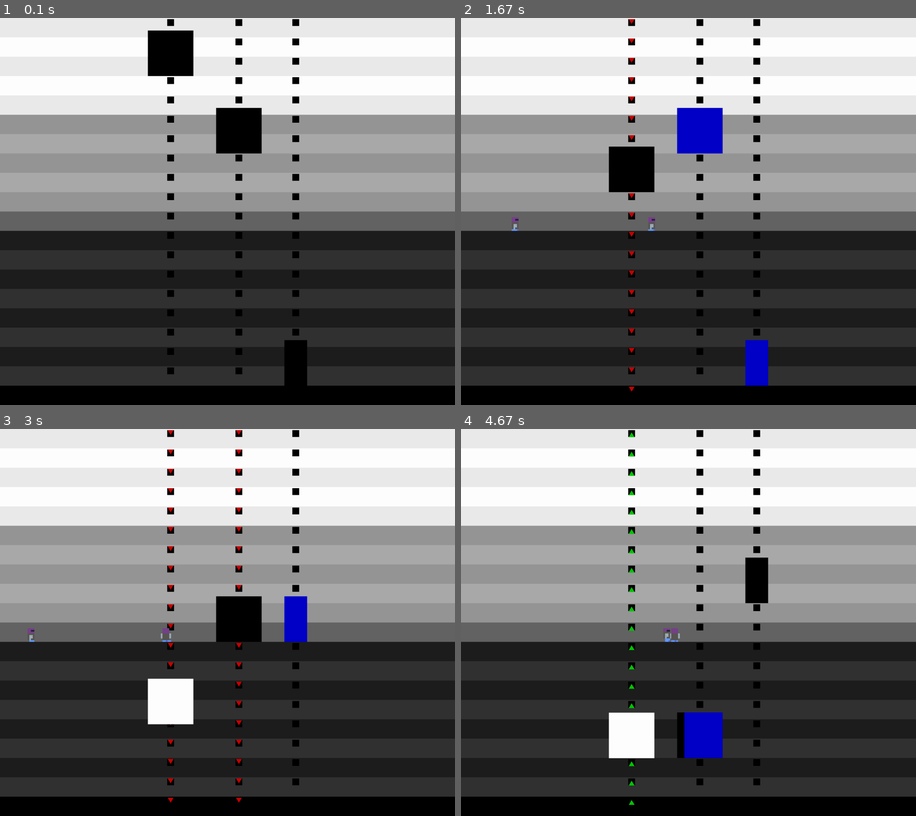
Above: before the commit, frames 1-4 (two rows, left to right).
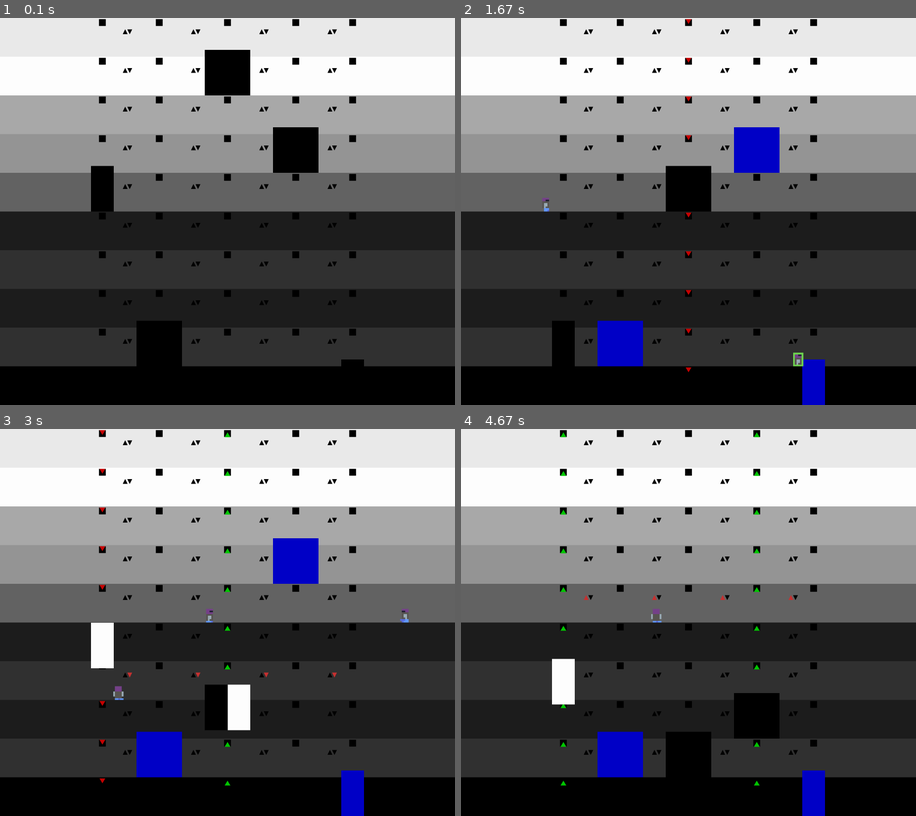
Above: after the commit, the same moments.

Repository: niklasdhein/EiP-Praktium-Aufzugssimulation
Game: pygame game, started from simulation.py
Two runs of this game, one before a commit and one after it. Both use one fixed random seed, a clock stepped at 60 frames per second and the inputs below.
Inputs:
- Up to frame 1 (0.1 s): no input
- Up to frame 2 (1.67 s): no input
- Up to frame 3 (3 s): no input
- Up to frame 4 (4.67 s): no input

The runs differ from the first frame. In frame 1, 32% of the frame differs, in the area x 0-100%, y 0-96%; in frame 2, 32%; in frame 3, 32%; in frame 4, 33%, in the area x 0-100%, y 0-100%.

Commit message:
vip codsworth basis

Diff:
--- a/building.py
+++ b/building.py
@@ -8,7 +8,8 @@
         self.width = width          # width of building
         self.bottom_y = bottom_y    # y-coordinate of the bottom edge
 
-        self.levels = []                    # Reference to the level graphics
+        self.levels = []                    # reference to the level graphics
+        self.regular_levels = []
         self.level_count = level_count
         self.ground_level = None
         self.create_levels()
@@ -18,7 +19,7 @@
 
     def create_levels(self) -> None:
         # spawn bunker only if 3 levels are able to exist (bunker, basement, ground)
-        while random.random() <= 0.3 and self.level_count - len(self.levels) >= 3:
+        while random.random() <= 0.4 and self.level_count - len(self.levels) >= 3:
             bunker_level = Level(building=self, level=len(self.levels), level_type="bunker")
             self.levels.append(bunker_level)
 
@@ -53,6 +54,11 @@
         # append the penthouse levels after the normal upstairs levels
         self.levels += penthouse_levels
 
-        print("--- building ---")
+        # extract all regular levels for better handling for normal people and elevators
+        for level in self.levels:
+            if level.level_type in ["basement", "ground", "upstairs"]:
+                self.regular_levels.append(level)
+
+        print("--- building (all levels) ---")
         for i in range(len(self.levels) - 1, -1, -1):
             print(f"[ {i} ] {self.levels[i].level_type}")
--- /dev/null
+++ b/codsworth.py
@@ -0,0 +1,2 @@
+class Codsworth(passenger):
+    pass
--- a/config.json
+++ b/config.json
@@ -1,10 +1,10 @@
 {
     "elevator_count": 3,
-    "level_count": 20,
+    "level_count": 10,
     "big_elevator_spawn_probability": 0.3,
     "elevator_mode": "algorithm",
     "passenger_spawn_chance": 0.1,
     "passenger_patience": 25,
-    "speed_multiplier": 10,
+    "speed_multiplier": 15,
     "simulation_time": 3600
 }
--- a/elevator.py
+++ b/elevator.py
@@ -8,12 +8,14 @@
     capacity: int,
     speed: float,
     mode: str,
-    current_level: Level) -> None:
+    current_level: Level,
+    allowed_levels: [Level]) -> None:
         self.elevator_controller = elevator_controller  # parent controller
         self.capacity = capacity    # capacity in kg
         self.speed = speed if self.capacity <= 1000 else speed * 0.75
         self.mode = mode
         self.current_level = current_level
+        self.allowed_levels = allowed_levels
 
         self.width = 100 if self.capacity <= 1000 else 200
 
@@ -181,11 +183,13 @@
             passengers_of_level = self.current_level.passengers
             for passenger in passengers_of_level:
                 # only let these passengers in the level enter who
-                # have called the elevator, are not annoyed and are
-                # not already in the elevator
+                # have called the elevator, are not annoyed, are
+                # not already in the elevator and want to travel to a level
+                # the elevator is actually allowed to travel to
                 if passenger.states["elevator_called"] and \
                     not passenger.states["in_elevator"] and \
                     not passenger.states["annoyed"] and \
+                    passenger.target_level in self.allowed_levels and \
                     passenger.enter_elevator(target_x=self.graphics.x+self.graphics.width//2, direction=self.direction):
                         if not passenger.target_level in self.queue and self.mode == "algorithm":
                             self.add_to_queue(passenger.target_level)
--- a/elevator_controller.py
+++ b/elevator_controller.py
@@ -50,6 +50,70 @@
         the controller.
         """
         offset_x = 0
+
+        # if there is at least one penthouse, create a special elevator for them
+        if self.building.levels[-1].level_type == "penthouse":
+            # the vip elevator is allowed to access all levels,
+            # except bunker level(s)
+            all_levels_without_bunker = []
+            for level in self.building.levels:
+                if level.level_type != "bunker":
+                    all_levels_without_bunker.append(level)
+
+            vip_elevator = Elevator(
+                elevator_controller=self,
+                speed=200,
+                capacity=1000,
+                mode=elevator_mode,
+                current_level=self.building.ground_level,
+                allowed_levels=all_levels_without_bunker
+            )
+
+            # create a rect for graphics
+            vip_elevator.graphics = pygame.Rect(
+                offset_x,
+                vip_elevator.current_level.background_gfx.y + vip_elevator.current_level.background_gfx.height - 200,
+                vip_elevator.width,
+                200
+            )
+            offset_x += vip_elevator.width + self.elevator_margin_x
+
+            self.elevators.append(vip_elevator)
+
+        # if there is at least one bunker level, create a special elevator from the lowest
+        # basement floor, that is allowed to access the bunker
+        if self.building.levels[0].level_type == "bunker":
+            # get all bunker levels as well as the last basement level
+            bunker_levels_with_last_basement = []
+            for level in self.building.levels:
+                if level.level_type == "bunker":
+                    bunker_levels_with_last_basement.append(level)
+                else:
+                    bunker_levels_with_last_basement.append(level)
+                    break
+
+            bunker_elevator = Elevator(
+                elevator_controller=self,
+                speed=50,
+                capacity=2000,
+                mode=elevator_mode,
+                current_level=bunker_levels_with_last_basement[-1],
+                allowed_levels=bunker_levels_with_last_basement
+            )
+
+            # create a rect for graphics
+            bunker_elevator.graphics = pygame.Rect(
+                offset_x,
+                bunker_elevator.current_level.background_gfx.y + bunker_elevator.current_level.background_gfx.height - 200,
+                bunker_elevator.width,
+                200
+            )
+            offset_x += bunker_elevator.width + self.elevator_margin_x
+
+            self.elevators.append(bunker_elevator)
+
+        # before creating, get all basement and upstairs levels including the ground level
+        # since every regualar elevator should be allowed to access these
         for i in range(elevator_count):
             # decide wether big or small elevator
             capacity = 2000 if random.random() <= big_elevator_spawn_probability else 1000
@@ -59,7 +123,8 @@
             speed=100,          # if the speed is too slow and framerate too high the steps get too small for pygame to handle. be careful
             capacity=capacity,
             mode=elevator_mode,
-            current_level=self.building.levels[random.randint(0, self.building.level_count-1)]
+            current_level=self.building.levels[random.randint(0, self.building.level_count-1)],
+            allowed_levels=self.building.regular_levels
             )
 
             # instantiate the pygame part
@@ -73,10 +138,9 @@
 
             # get initial queue for random and pingpong mode
             if elevator_mode == "pingpong":
-                random_elevator.add_to_queue(self.building.levels[0])
+                random_elevator.add_to_queue(self.building.regular_levels[0])
             elif elevator_mode == "random":
-                level_count = self.building.level_count
-                random_level = self.building.levels[random.randint(0, level_count-1)]
+                random_level = self.building.regular_levels[random.randint(0, len(self.building.regular_levels)-1)]
                 random_elevator.add_to_queue(random_level)
 
             self.elevators.append(random_elevator)
@@ -98,7 +162,9 @@
         """
         for call_up_level in self.elevator_calls["up"]:
             for elevator in self.elevators:
-                if len(elevator.queue) == 0 and elevator.time_elapsed >= elevator.waittime:
+                if len(elevator.queue) == 0 and \
+                call_up_level in elevator.allowed_levels and \
+                elevator.time_elapsed >= elevator.waittime:
                     elevator.add_to_queue(call_up_level)
                     elevator.target_call = "up"
                     self.elevator_calls["up"].pop(0)
@@ -106,7 +172,9 @@
 
         for call_down_level in self.elevator_calls["down"]:
             for elevator in self.elevators:
-                if len(elevator.queue) == 0 and elevator.time_elapsed >= elevator.waittime:
+                if len(elevator.queue) == 0 and \
+                call_down_level in elevator.allowed_levels and \
+                elevator.time_elapsed >= elevator.waittime:
                     elevator.add_to_queue(call_down_level)
                     elevator.target_call = "down"
                     self.elevator_calls["down"].pop(0)
--- a/simulation.py
+++ b/simulation.py
@@ -69,12 +69,12 @@
 
             # spawn on other random level
             else:
-                start_level = building.levels[random.randint(0, building.level_count-1)]
+                start_level = building.regular_levels[random.randint(0, len(building.regular_levels) - 1)]
 
             # choose a valid target (not the same as the start level)
             target_level = start_level
             while target_level == start_level:
-                target_level = building.levels[random.randint(0, building.level_count-1)]
+                target_level = building.regular_levels[random.randint(0, len(building.regular_levels) - 1)]
 
             passengers.append(
                 Passenger(
--- /dev/null
+++ b/vip.py
@@ -0,0 +1,18 @@
+class VIP(passenger):
+    def __init__(
+    self,
+    current_level: Level,
+    target_level: Level,
+    patience: int,
+    weight: int,
+    walk_speed: int,
+    use_sprite: bool
+    ) -> None:
+        super().__init__(
+        current_level=current_level,
+        target_level=target_level,
+        patience=patience,
+        weight=weight,
+        walk_speed=walk_speed,
+        use_sprite=use_sprite
+        )
